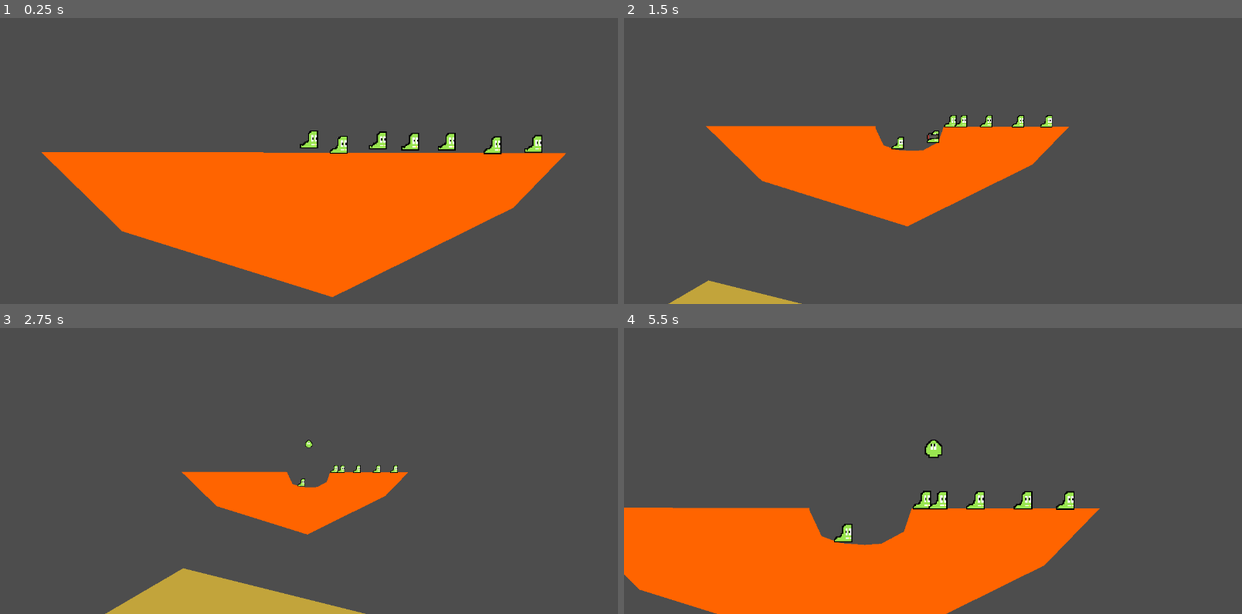
Above: before the commit, frames 1-4 (two rows, left to right).
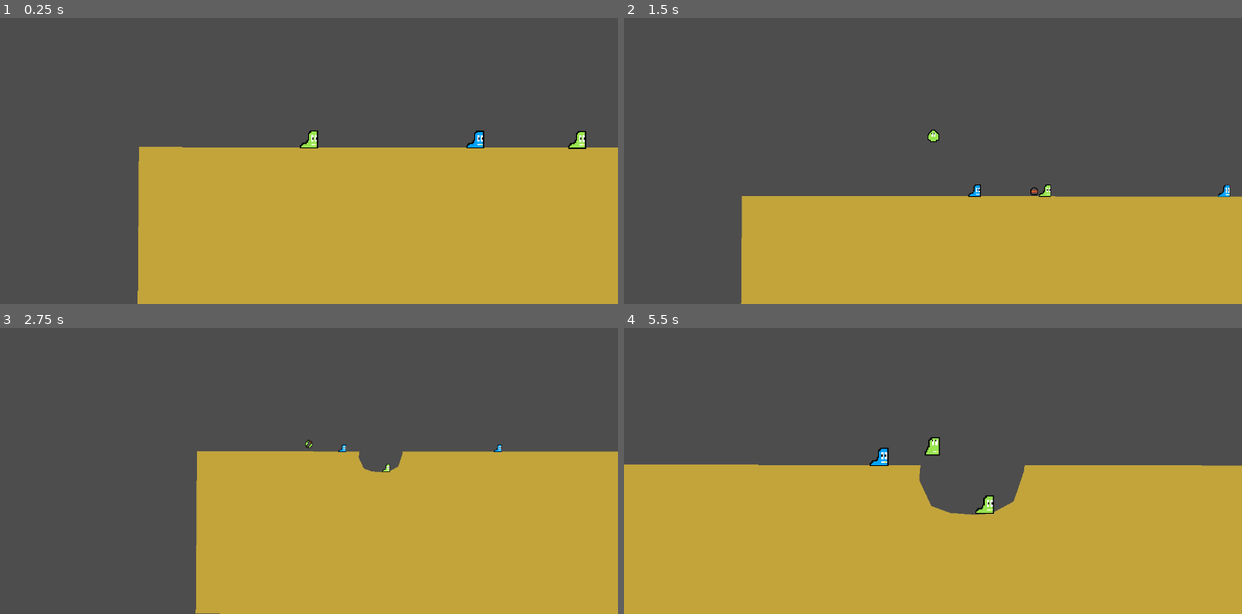
Above: after the commit, the same moments.

Repository: WilliamOFDavis/slugs_2d
Game: Godot game, scene res://Scenes/levels/level.tscn
Two runs of this game, one before a commit and one after it. Both use one fixed random seed, a clock stepped at 60 frames per second and the inputs below.
Inputs (mouse positions are in pixels of both pictures, inside the frame that each line leads up to):
- Up to frame 1 (0.25 s): no input
- Up to frame 2 (1.5 s): move the mouse to (1068, 112) at 0.52 s; hold D (move_right) from 0.53 s (still down); tap R (switch_weapon) at 0.6 s; click (1068, 112) at 0.67 s; tap Space (jump) at 0.77 s; move the mouse to (809, 146) at 1.27 s; right-click (809, 146) at 1.35 s
- Up to frame 3 (2.75 s): tap Space (jump) at 1.52 s; tap R (switch_weapon) at 1.55, 2.1 s; move the mouse to (370, 365) at 2.02 s; release D (move_right) at 2.03 s; hold A (move_left) from 2.03 s (still down)
- Up to frame 4 (5.5 s): move the mouse to (902, 511) at 2.77 s; release A (move_left) at 2.78 s; hold D (move_right) 2.78-4.28 s; tap R (switch_weapon) at 2.85, 3.8, 4.35, 5.1 s; click (902, 511) at 2.92 s; tap Space (jump) at 3.02, 3.77, 4.52 s; move the mouse to (1118, 493) at 3.52 s; right-click (1118, 493) at 3.6 s; move the mouse to (747, 388) at 4.27 s; hold A (move_left) 4.28-5.03 s; move the mouse to (963, 439) at 5.02 s; hold D (move_right) from 5.03 s (still down); click (963, 439) at 5.17 s

The runs differ from the first frame. In frame 1, 46% of the frame differs, in the area x 6-100%, y 39-100%; in frame 2, 42%; in frame 3, 38%; in frame 4, 50%, in the area x 0-100%, y 38-100%.

Commit message:
added team resource, added team color shader on slug among other changes

Diff:
--- /dev/null
+++ b/Resources/blue_inventory.tres
@@ -0,0 +1,12 @@
+[gd_resource type="Resource" script_class="Inventory" load_steps=6 format=3 uid="uid://t1lhhkma21k4"]
+
+[ext_resource type="Script" uid="uid://bb1rxy30vmqei" path="res://Resources/inventory.gd" id="1_pfbkh"]
+[ext_resource type="Script" uid="uid://cevpbeit5hhbl" path="res://Resources/weapon.gd" id="2_pxqy4"]
+[ext_resource type="Resource" uid="uid://dffauuu27g6ln" path="res://Resources/rocket_launcher.tres" id="3_dq5yt"]
+[ext_resource type="Resource" uid="uid://b2ojymojs5i30" path="res://Resources/grenade.tres" id="4_q6rws"]
+[ext_resource type="Resource" uid="uid://c7bs1kdhaulv8" path="res://Resources/ak47.tres" id="5_77kqq"]
+
+[resource]
+script = ExtResource("1_pfbkh")
+weapons = Array[ExtResource("2_pxqy4")]([ExtResource("3_dq5yt"), ExtResource("3_dq5yt"), ExtResource("4_q6rws"), ExtResource("5_77kqq")])
+metadata/_custom_type_script = "uid://bb1rxy30vmqei"
--- /dev/null
+++ b/Resources/blue_team.tres
@@ -0,0 +1,11 @@
+[gd_resource type="Resource" script_class="Team" load_steps=3 format=3 uid="uid://xsk4ndfhajg"]
+
+[ext_resource type="Script" uid="uid://by7syyhtd4gnb" path="res://Resources/team.gd" id="1_kxc1t"]
+[ext_resource type="Resource" uid="uid://t1lhhkma21k4" path="res://Resources/blue_inventory.tres" id="2_n4c8d"]
+
+[resource]
+script = ExtResource("1_kxc1t")
+team_name = "Blue"
+team_color = Color(0, 0.639216, 1, 1)
+team_inventory = ExtResource("2_n4c8d")
+metadata/_custom_type_script = "uid://by7syyhtd4gnb"
--- a/Resources/green_inventory.tres
+++ b/Resources/green_inventory.tres
@@ -9,5 +9,5 @@
 
 [resource]
 script = ExtResource("1_1xcnw")
-weapons = Array[ExtResource("2_yvmwt")]([ExtResource("3_yvmwt"), ExtResource("4_ou56e"), ExtResource("5_vlisp"), ExtResource("5_vlisp"), ExtResource("3_yvmwt"), ExtResource("4_ou56e"), ExtResource("6_wd4dp")])
+weapons = Array[ExtResource("2_yvmwt")]([ExtResource("3_yvmwt"), ExtResource("5_vlisp"), ExtResource("3_yvmwt"), ExtResource("4_ou56e"), ExtResource("6_wd4dp")])
 metadata/_custom_type_script = "uid://bb1rxy30vmqei"
--- /dev/null
+++ b/Resources/green_team.tres
@@ -0,0 +1,11 @@
+[gd_resource type="Resource" script_class="Team" load_steps=3 format=3 uid="uid://bbbyq1gtxosqq"]
+
+[ext_resource type="Script" uid="uid://by7syyhtd4gnb" path="res://Resources/team.gd" id="1_y0kof"]
+[ext_resource type="Resource" uid="uid://dh0csmytbue0y" path="res://Resources/green_inventory.tres" id="2_eqyyr"]
+
+[resource]
+script = ExtResource("1_y0kof")
+team_name = "Green"
+team_color = Color(0.6, 0.898039, 0.313726, 1)
+team_inventory = ExtResource("2_eqyyr")
+metadata/_custom_type_script = "uid://by7syyhtd4gnb"
--- a/Resources/inventory.gd
+++ b/Resources/inventory.gd
@@ -4,5 +4,9 @@
 
 @export var weapons: Array[Weapon]
 
+func initialise_inventory() -> void:
+	for i in range(weapons.size()):
+		weapons[i] = weapons[i].duplicate(true)
+
 func get_inventory() -> Array[Weapon]:
 	return weapons
--- /dev/null
+++ b/Resources/team.gd
@@ -0,0 +1,20 @@
+extends Resource
+
+class_name Team
+
+@export var team_name: String
+@export var team_color: Color
+@export var team_inventory: Inventory
+var spawn_points: Array[Node]
+var slugs: Array[Slug]
+var slug_index: int = 0
+
+func set_spawn_points(points: Array[Node]) -> void:
+	spawn_points = points
+
+func add_slug(slug: Slug) -> void:
+	slugs.append(slug)
+
+func remove_slug(slug: Slug) -> void:
+	slugs.erase(slug)
+	slug_index -= 1
--- a/Scenes/levels/level.gd
+++ b/Scenes/levels/level.gd
@@ -4,20 +4,47 @@
 var terrain_piece_scene = preload("res://Scenes/terrain/terrain_piece.tscn")
 var inventory_resource: Inventory = preload("res://Resources/green_inventory.tres")
 var inventory_array: Array[Weapon]
+var active_slug: Slug
+var active_team
+var teams: Array[Team] = [
+	preload("res://Resources/green_team.tres"),
+	preload("res://Resources/blue_team.tres")
+]
+var slug_scene: PackedScene = preload("res://Scenes/slugs/slug.tscn")
+
+@export var slugs_per_team: int = 5
 @onready var terrain = $Terrain
 # Called when the node enters the scene tree for the first time.
 func _ready() -> void:
-	inventory_array = inventory_resource.get_inventory()
-	for piece in terrain.get_children():
-		piece.connect("new_terrain", spawn_new_terrain)
-	for slug: Slug in  $Slugs.get_children():
-		if slug.name == "Slug":
-			slug.begin_turn()
-		slug.set_inventory(inventory_array)
-		slug.connect("shoot_projectile", spawn_projectile)
+	teams[0].set_spawn_points($GreenSpawnPoints.get_children())
+	teams[1].set_spawn_points($RedSpawnPoints.get_children())
+	initialise_teams()
+	#inventory_resource.initialise_inventory()
+	#inventory_array = inventory_resource.get_inventory()
+	#for piece in terrain.get_children():
+		#piece.connect("new_terrain", spawn_new_terrain)
+	#for slug: Slug in  $Slugs.get_children():
+		#if slug.name == "Slug":
+			#slug.begin_turn()
+		#slug.set_inventory(inventory_resource)
+		#slug.connect("shoot_projectile", spawn_projectile)
 
 func _process(_delta: float) -> void:
 	pass
+
+func initialise_teams() -> void:
+	for team in teams:
+		team.team_inventory.initialise_inventory()
+		for i in range(slugs_per_team):
+			var slug: Slug = slug_scene.instantiate()
+			slug.position = team.spawn_points[i].position
+			slug.set_inventory(team.team_inventory)
+			slug.connect("shoot_projectile", spawn_projectile)
+			slug.set_team(team)
+			team.add_slug(slug)
+			$Slugs.add_child(slug)
+	active_slug = teams[0].slugs[0]
+	active_slug.begin_turn()
 
 func spawn_rocket(spawn_pos: Vector2) -> void:
 	var rocket: Rocket = rocket_scene.instantiate()
@@ -31,7 +58,7 @@
 		new_projectile.set_initial_force(direction)
 	else:
 		new_projectile.set_direction(direction)
-		new_projectile.set_shooter(shooter)
+	new_projectile.set_shooter(shooter)
 	$Projectiles.add_child(new_projectile)
 
 func spawn_new_terrain(visual_poly: Array, _new_position: Vector2, terrain_color: Color) -> void:
--- a/Scenes/levels/level.tscn
+++ b/Scenes/levels/level.tscn
@@ -1,7 +1,6 @@
-[gd_scene load_steps=4 format=3 uid="uid://bmsyehs374dvv"]
+[gd_scene load_steps=3 format=3 uid="uid://bmsyehs374dvv"]
 
 [ext_resource type="Script" uid="uid://xq7qmrt5syrd" path="res://Scenes/levels/level.gd" id="1_u52ul"]
-[ext_resource type="PackedScene" uid="uid://b5vhx7wv1nesu" path="res://Scenes/slugs/slug.tscn" id="3_d6e32"]
 [ext_resource type="PackedScene" uid="uid://bkypmtjpte0d4" path="res://Scenes/terrain/terrain_piece.tscn" id="3_oi3di"]
 
 [node name="Level" type="Node2D"]
@@ -28,35 +27,36 @@
 
 [node name="Slugs" type="Node2D" parent="."]
 
-[node name="Slug" parent="Slugs" instance=ExtResource("3_d6e32")]
-position = Vector2(1105, -705)
+[node name="GreenSpawnPoints" type="Node2D" parent="."]
 
-[node name="Slug7" parent="Slugs" instance=ExtResource("3_d6e32")]
-position = Vector2(1158, -691)
+[node name="Marker2D" type="Marker2D" parent="GreenSpawnPoints"]
+position = Vector2(-1338, -37)
 
-[node name="Slug8" parent="Slugs" instance=ExtResource("3_d6e32")]
-position = Vector2(1506, -697)
+[node name="Marker2D2" type="Marker2D" parent="GreenSpawnPoints"]
+position = Vector2(1247, -148)
 
-[node name="Slug9" parent="Slugs" instance=ExtResource("3_d6e32")]
-position = Vector2(1228, -703)
+[node name="Marker2D3" type="Marker2D" parent="GreenSpawnPoints"]
+position = Vector2(-859, -20)
 
-[node name="Slug10" parent="Slugs" instance=ExtResource("3_d6e32")]
-position = Vector2(1286, -701)
+[node name="Marker2D4" type="Marker2D" parent="GreenSpawnPoints"]
+position = Vector2(893, -676)
 
-[node name="Slug11" parent="Slugs" instance=ExtResource("3_d6e32")]
-position = Vector2(1433, -685)
+[node name="Marker2D5" type="Marker2D" parent="GreenSpawnPoints"]
+position = Vector2(405, -154)
 
-[node name="Slug3" parent="Slugs" instance=ExtResource("3_d6e32")]
-position = Vector2(79, -151)
+[node name="RedSpawnPoints" type="Node2D" parent="."]
 
-[node name="Slug4" parent="Slugs" instance=ExtResource("3_d6e32")]
-position = Vector2(-263, -151)
+[node name="Marker2D6" type="Marker2D" parent="RedSpawnPoints"]
+position = Vector2(739, -676)
 
-[node name="Slug5" parent="Slugs" instance=ExtResource("3_d6e32")]
-position = Vector2(-556, -151)
+[node name="Marker2D7" type="Marker2D" parent="RedSpawnPoints"]
+position = Vector2(1153, -682)
 
-[node name="Slug6" parent="Slugs" instance=ExtResource("3_d6e32")]
-position = Vector2(-1028, -111)
+[node name="Marker2D8" type="Marker2D" parent="RedSpawnPoints"]
+position = Vector2(-396, -43)
 
-[node name="Slug2" parent="Slugs" instance=ExtResource("3_d6e32")]
-position = Vector2(1351, -701)
+[node name="Marker2D9" type="Marker2D" parent="RedSpawnPoints"]
+position = Vector2(-1041, -31)
+
+[node name="Marker2D10" type="Marker2D" parent="RedSpawnPoints"]
+position = Vector2(1592, -71)
--- a/Scenes/projectiles/grenade.gd
+++ b/Scenes/projectiles/grenade.gd
@@ -4,6 +4,7 @@
 
 var force_magnitude: float = 30000.0
 var initial_force: Vector2
+var shooter: Slug
 # Called when the node enters the scene tree for the first time.
 func _ready() -> void:
 	constant_force = initial_force
@@ -12,6 +13,10 @@
 func _physics_process(delta: float) -> void:
 	constant_force = lerp(constant_force, Vector2.ZERO, 0.5)
 
+func set_shooter(slug:Slug) -> void:
+	shooter = slug
+	$ExplosionRadiusComponent.shooter = shooter
+
 func set_initial_force(force_direction) -> void:
 	initial_force = force_direction * force_magnitude
 
--- a/Scenes/slugs/slug.gd
+++ b/Scenes/slugs/slug.gd
@@ -8,7 +8,8 @@
 var airborne: bool = false
 var maybe_airborne: bool = false
 var current_weapon: Weapon
-var current_inventory: Array[Weapon]
+var current_team: Team
+var current_inventory: Inventory
 var weapon_index: int = 0
 var active_turn: bool = false
 var health: int = 100:
@@ -18,6 +19,8 @@
 			death()
 		else:
 			health = new_health
+
+@onready var camera: Camera2D = $Camera2D
 @onready var velocity_component: VelocityComponent = $VelocityComponent
 # Called when the node enters the scene tree for the first time.
 
@@ -28,23 +31,41 @@
 	$InputComponent.connect("shoot_weapon", shoot_weap)
 	$AnimatedSprite2D.play("walk")
 
+func set_team(team: Team) -> void:
+	current_team = team
+	$AnimatedSprite2D.material = $AnimatedSprite2D.material.duplicate()
+	$AnimatedSprite2D.material.set_shader_parameter("team_color", team.team_color)
+
+func activate_slug() -> void:
+	active_turn = true
+	camera.enabled = true
+
+func deactivate_slug() -> void:
+	active_turn = false
+	camera.enabled = false
+
 func begin_turn() -> void:
-	active_turn = true
+	activate_slug()
 
 func end_turn() -> void:
-	active_turn = false
+	deactivate_slug()
 	turn_over.emit()
 
-func set_inventory(inventory: Array[Weapon]) -> void:
+func set_inventory(inventory: Inventory) -> void:
 	current_inventory = inventory
 
 func set_current_weapon(new_weapon: Weapon) -> void:
 	current_weapon = new_weapon
-	$WeaponSprite.texture = current_weapon.weapon_texture
+	if current_weapon.current_ammo > 0:
+		$WeaponSprite.texture = current_weapon.weapon_texture
+		show_weapon()
+	else:
+		hide_weapon()
 
 func switch_weapon() -> void:
-	set_current_weapon(current_inventory[weapon_index % current_inventory.size()])
-	weapon_index += 1
+	if current_inventory.get_inventory().size() > 0:
+		set_current_weapon(current_inventory.get_inventory()[weapon_index % current_inventory.get_inventory().size()])
+		weapon_index += 1
 
 func hide_weapon() -> void:
 	$WeaponSprite.visible = false
@@ -53,12 +74,20 @@
 	$WeaponSprite.visible = true
 
 func shoot_weap(direction_to_mouse: Vector2) -> void:
-	if current_weapon != null:
+	if current_weapon != null and current_weapon.current_ammo > 0:
 		shoot_projectile.emit(current_weapon.projectile, global_position, direction_to_mouse, self)
+		current_weapon.decrement_ammo()
+	if current_weapon.current_ammo <= 0:
+		hide_weapon()
+		current_inventory.get_inventory().erase(current_weapon)
+		weapon_index -= 1
+		switch_weapon()
 
-func hit(damage:int = 0, knockback_direction: Vector2 = Vector2.ZERO):
-	health -= damage
-	velocity_component.knock_back(knockback_direction)
+
+func hit(shooter: Slug, damage:int = 0, knockback_direction: Vector2 = Vector2.ZERO):
+	if shooter.current_team != current_team:
+		health -= damage
+		velocity_component.knock_back(knockback_direction)
 
 func death() -> void:
 	position = Vector2(0,-1000)
--- a/Scenes/slugs/slug.tscn
+++ b/Scenes/slugs/slug.tscn
@@ -1,7 +1,8 @@
-[gd_scene load_steps=29 format=3 uid="uid://b5vhx7wv1nesu"]
+[gd_scene load_steps=31 format=3 uid="uid://b5vhx7wv1nesu"]
 
 [ext_resource type="Script" uid="uid://bdpej2kfuy5pv" path="res://Scenes/slugs/slug.gd" id="1_f0h22"]
 [ext_resource type="Texture2D" uid="uid://dq1am2jl6abm" path="res://Graphics/slug_walk.png" id="1_piqcb"]
+[ext_resource type="Shader" uid="uid://b00p4jyilbrkd" path="res://shaders/slug_team_shader.gdshader" id="2_2reqc"]
 [ext_resource type="Texture2D" uid="uid://8yh07tfelv0" path="res://Graphics/slug_idle.png" id="2_kq1qn"]
 [ext_resource type="Texture2D" uid="uid://o13ko2ii1c61" path="res://Graphics/slug_jump.png" id="2_lqw8j"]
 [ext_resource type="Script" uid="uid://bbhjp07u6ryqy" path="res://Scenes/slugs/state_machine.gd" id="4_qqoxf"]
@@ -10,6 +11,12 @@
 [ext_resource type="PackedScene" uid="uid://b5id72leyiy8o" path="res://components/velocity_component.tscn" id="7_0eabb"]
 [ext_resource type="Script" uid="uid://c382ophhlvgsn" path="res://Scenes/slugs/weapon_sprite.gd" id="9_2reqc"]
 
+[sub_resource type="ShaderMaterial" id="ShaderMaterial_r26y6"]
+shader = ExtResource("2_2reqc")
+shader_parameter/team_color = Color(1, 0, 0, 1)
+shader_parameter/skin_color = Color(0.6, 0.898, 0.314, 1)
+shader_parameter/color_tolerance = 0.1
+
 [sub_resource type="AtlasTexture" id="AtlasTexture_r26y6"]
 atlas = ExtResource("2_kq1qn")
 region = Rect2(0, 0, 16, 32)
@@ -160,6 +167,7 @@
 script = ExtResource("1_f0h22")
 
 [node name="AnimatedSprite2D" type="AnimatedSprite2D" parent="."]
+material = SubResource("ShaderMaterial_r26y6")
 scale = Vector2(2, 2)
 sprite_frames = SubResource("SpriteFrames_kq1qn")
 animation = &"in_air"
@@ -168,6 +176,7 @@
 speed_scale = 2.0
 
 [node name="Camera2D" type="Camera2D" parent="."]
+enabled = false
 script = ExtResource("5_2reqc")
 zoomed_scale = Vector2(1.2, 1.2)
 
@@ -198,4 +207,12 @@
 wait_time = 0.2
 one_shot = true
 
+[node name="ColorPicker" type="ColorPicker" parent="."]
+visible = false
+offset_left = 155.0
+offset_top = -321.0
+offset_right = 453.0
+offset_bottom = 251.0
+color = Color(0.6, 0.898039, 0.313726, 1)
+
 [connection signal="switch_weapon" from="InputComponent" to="." method="_on_input_component_switch_weapon"]
--- a/components/explosion_radius_component.gd
+++ b/components/explosion_radius_component.gd
@@ -30,4 +30,4 @@
 				body.terrain_explosion(explosion_radius)
 			elif body is Slug:
 				var direction_to_body: Vector2 = ( body.global_position -  get_parent().global_position).normalized()
-				body.hit(damage, direction_to_body)
+				body.hit(shooter, damage, direction_to_body)
--- /dev/null
+++ b/shaders/slug_team_shader.gdshader
@@ -0,0 +1,13 @@
+shader_type canvas_item;
+
+uniform vec4 team_color : source_color = vec4(1.0, 0.0, 0.0, 1.0);
+uniform vec4 skin_color : source_color = vec4(0.6, 0.898, 0.314, 1.0);
+uniform float color_tolerance : hint_range(0.0, 1.0) = 0.1;
+
+void fragment() {
+    COLOR = texture(TEXTURE, UV);
+
+    if(distance(COLOR.rgb, skin_color.rgb) < color_tolerance){
+        COLOR = team_color;
+    }
+}
Not shown, added: Resources/team.gd.uid
Not shown, added: shaders/slug_team_shader.gdshader.uid
